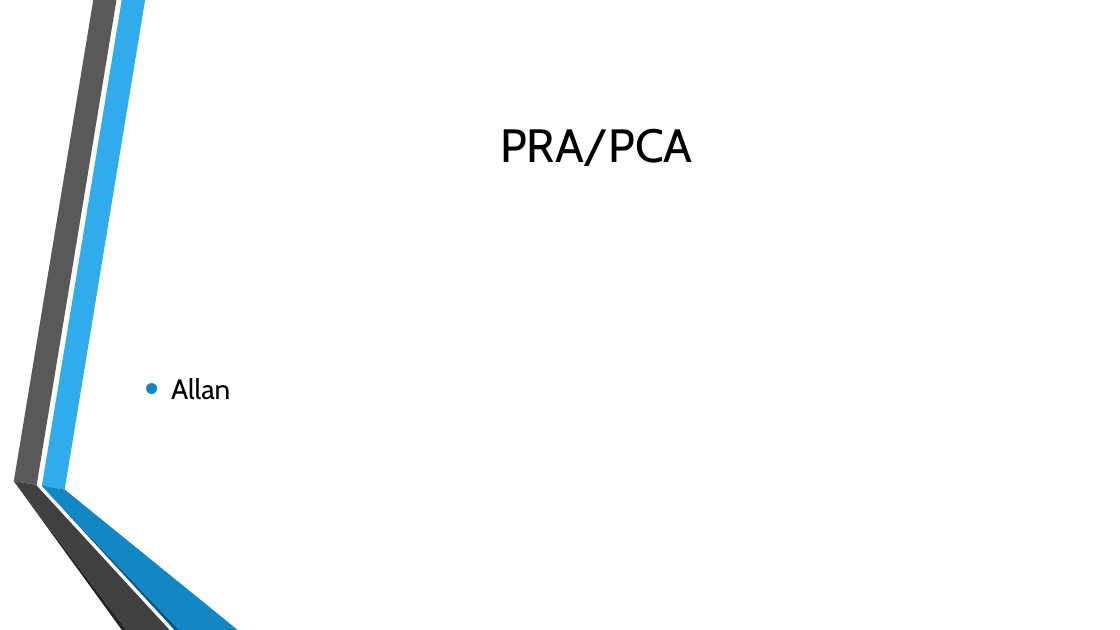
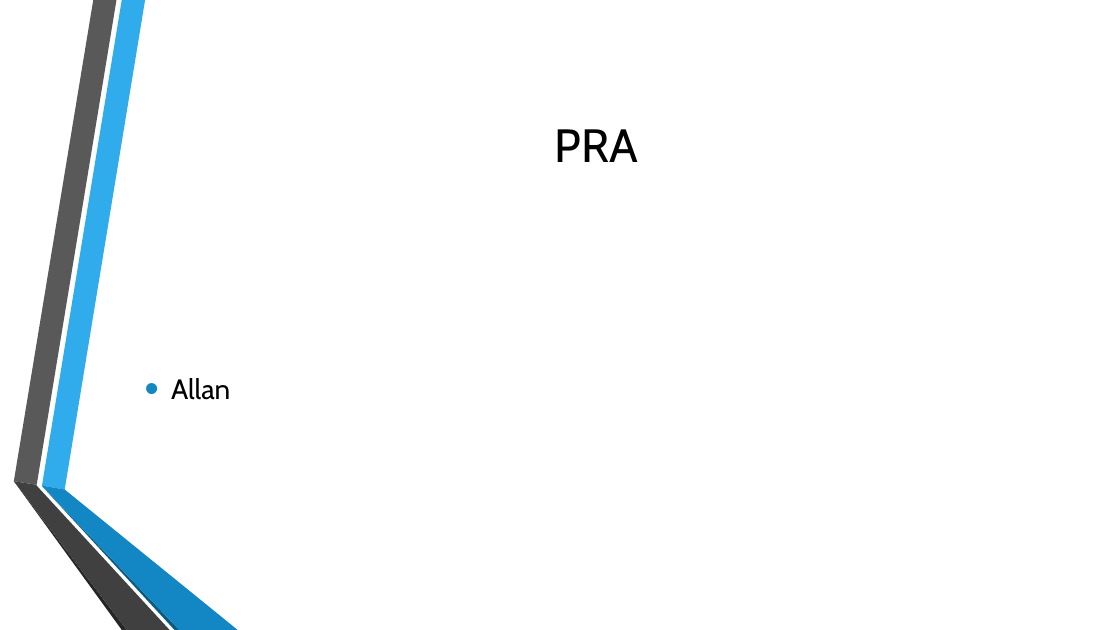
Before and after one commit to Chycrat/snir-co, a slide deck: slide 22 of LIVRABLE-4/Présentation livrable 4.pptx. Drawn at 1120x630 pixels with LibreOffice and Linux fonts; fonts in the diff are those of the drawing; background and template pictures are left out. Boxes give left, top, right and bottom in pixels: in the first picture for what was removed or moved away, otherwise in the second. Text is boxed around its words. In the diff, an @@ line names an element or a change of style, - is before the commit and + after.

```diff
--- a/LIVRABLE-4/Présentation livrable 4.pptx
+++ b/LIVRABLE-4/Présentation livrable 4.pptx
@@ title at [555, 129, 638, 162]: text changed @@
-PRA/PCA
+PRA
```
Also in this commit, not shown: 4 other slides changed.
